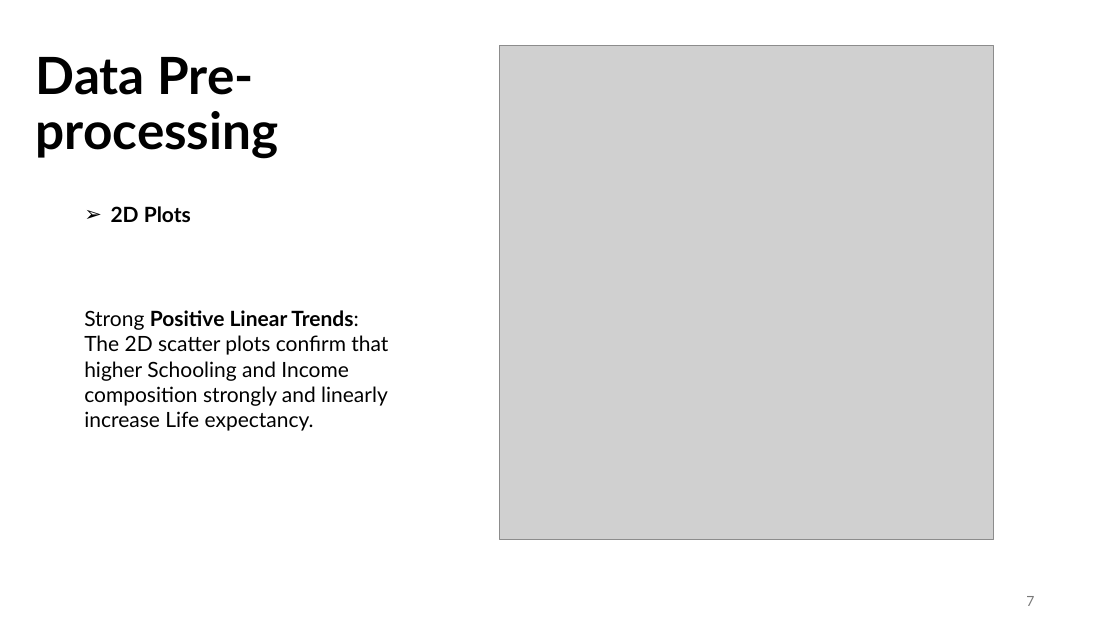
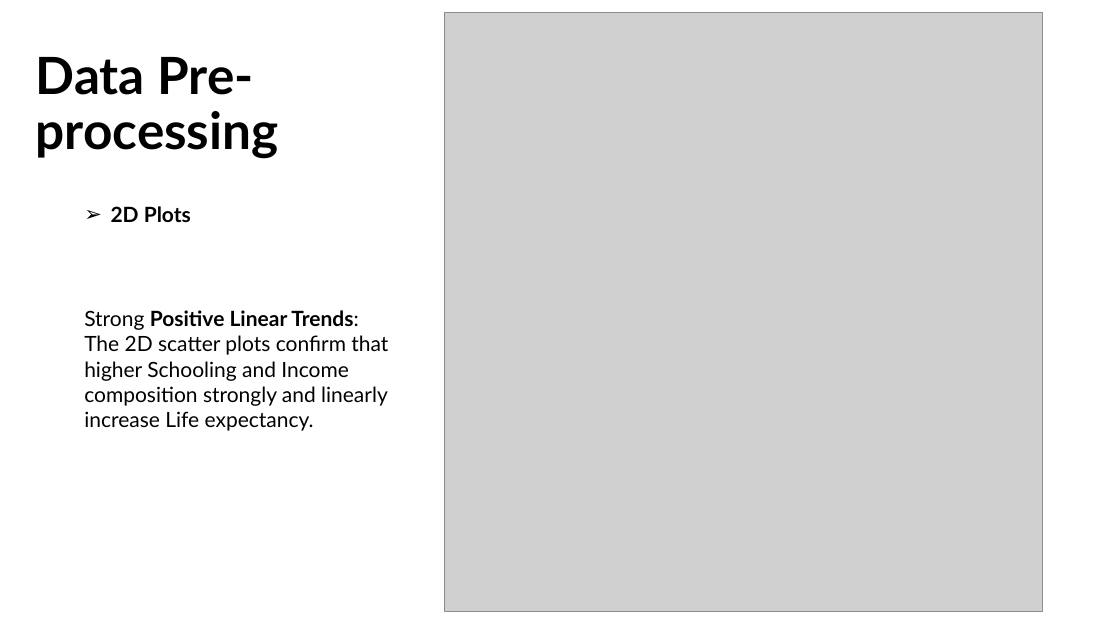
Before and after one commit to azelarabchakour/Data-science-assignments, a slide deck: slide 7 of Assignment-1/Assignment-1-present.pptx. Drawn at 1120x630 pixels with LibreOffice and Linux fonts; fonts in the diff are those of the drawing; grey boxes stand for pictures. Boxes give left, top, right and bottom in pixels: in the first picture for what was removed or moved away, otherwise in the second. Text is boxed around its words. In the diff, an @@ line names an element or a change of style, - is before the commit and + after.

```diff
--- a/Assignment-1/Assignment-1-present.pptx
+++ b/Assignment-1/Assignment-1-present.pptx
@@ picture: place and size @@
-picture at <box>500,45,994,539</box>
+picture at <box>444,13,1044,612</box>
@@ page number removed at <box>1026,596,1034,606</box> @@
-7
```
Also in this commit, not shown: 10 other slides changed, 1 slide added, 1 slide removed, 2 other files.
